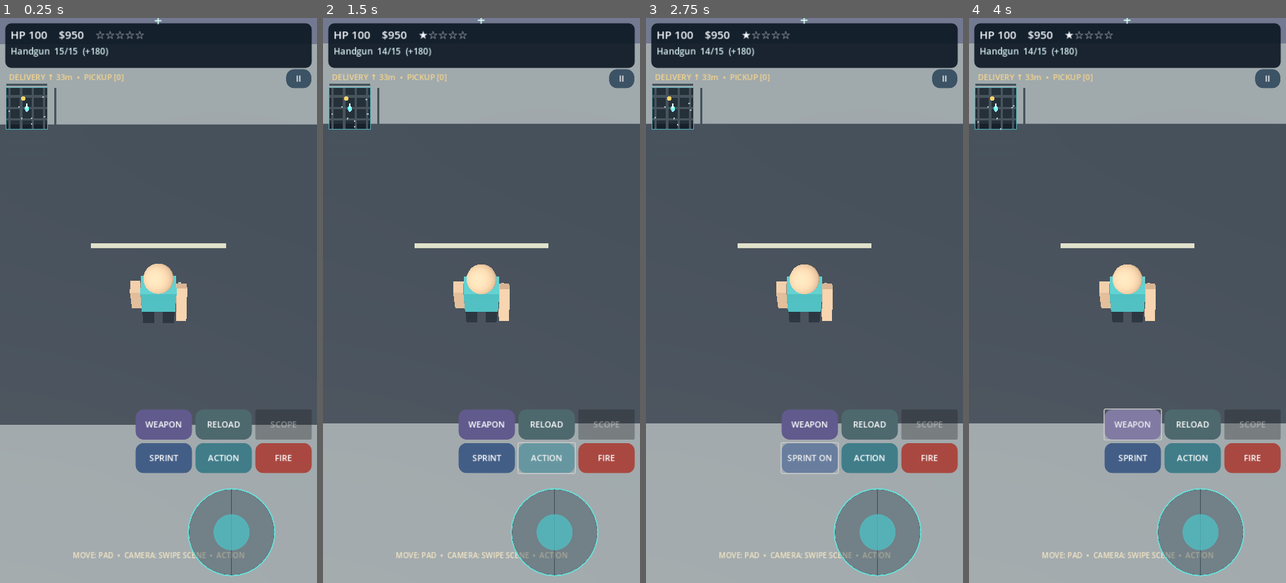
Above: before the commit, frames 1-4 (left to right).
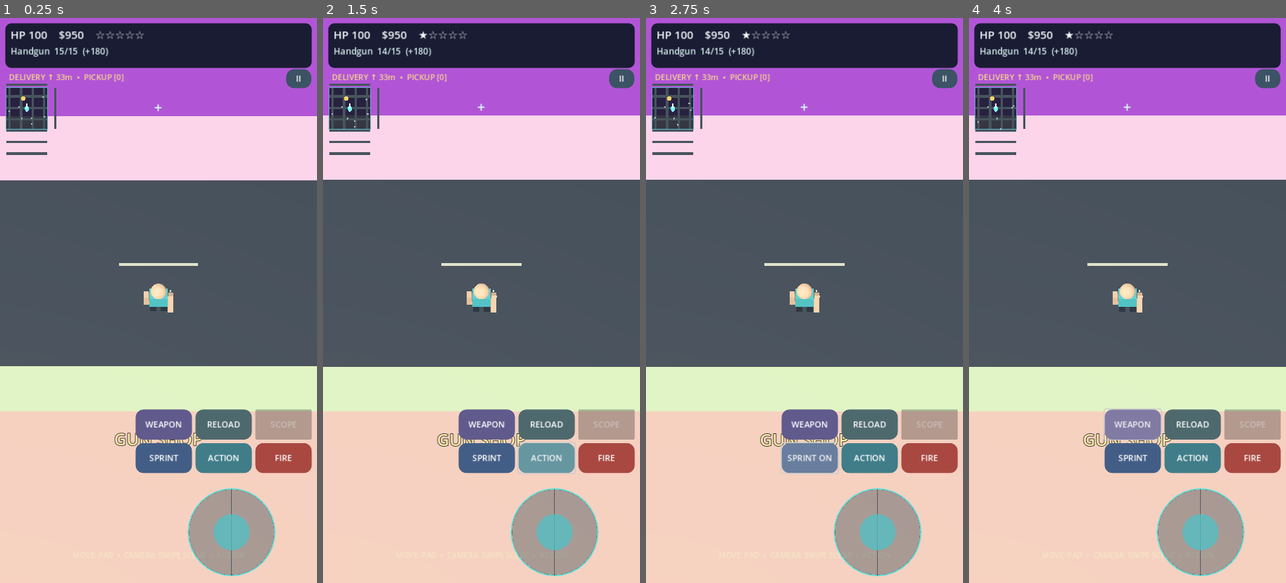
Above: after the commit, the same moments.

Repository: shejklgaia-png/Gt_a_like_game
Game: Godot game, scene res://scenes/main.tscn
Same seed, same stepped clock (60 frames per second), same inputs: the game is played once before the commit and once after it.
Inputs:
- Up to frame 1 (0.25 s): no input
- Up to frame 2 (1.5 s): click "FIRE" at 0.5 s; click "ACTION" at 1.25 s
- Up to frame 3 (2.75 s): click "SPRINT" at 2 s
- Up to frame 4 (4 s): click "SPRINT ON" at 2.75 s; click "WEAPON" at 3.5 s

The runs differ from the first frame. In frame 1, 55% of the frame differs, in the area x 0-100%, y 0-100%; in frame 2, 54%; in frame 3, 54%; in frame 4, 54%.

Commit message:
Pocket District 0.3.1: clear street crossings, colorful districts and fixed overhead camera
* Move benches and urban props from crossings to clearance-validated building frontages; orient seats toward street

* Color each district sidewalk and building, and move streetlamps away from intersection pedestrian lanes

* Lock player to centered stable 69-degree overhead camera and increase distance from 9.1 to 16.5 meters

* Relocate props to mid-block side facades, clear of zebra-crossing approaches, and align bench backs to walls

* Reposition lamp posts along mid-block side facades, away from crossings and pedestrian routes

* Regress street-prop lane clearance and orientation, colorful districts and fixed long-range camera

* Document 0.3.1 colorful city, safe sidewalk furniture and fixed overhead camera

* Document 0.3.1 colorful city, safe sidewalk furniture and fixed overhead camera

Diff:
--- a/scripts/city.gd
+++ b/scripts/city.gd
@@ -16,7 +16,11 @@
 var police_root: Node3D
 var navigation: PocketNavGrid
 const ROAD_COLOR := Color("#293341")
-const SIDEWALK_COLOR := Color("#697480")
+const SIDEWALK_COLORS := [
+	Color("#79c6bc"), Color("#e9b48d"), Color("#b6a0d9"), Color("#e6d17c"),
+	Color("#9ebfdd"), Color("#a9cd98"), Color("#eba4b1"), Color("#b2a3d9"),
+	Color("#dfba8f"), Color("#88cbd3"), Color("#d9a1ca"), Color("#c2d67f")
+]
 
 
 func build_city() -> void:
@@ -46,7 +50,7 @@
 	spawn_traffic()
 	spawn_civilians()
 	add_street_props()
-	UrbanAssets.install(self)
+	UrbanAssets.install(self, buildings)
 	var lights := TrafficLights.new()
 	lights.name = "TrafficLights"
 	add_child(lights)
@@ -114,10 +118,12 @@
 	var shop := ix == 0 and iz == -1
 	if shop:
 		height = 12.0
-	Shapes.box(self, Vector3(cx, 0.026, cz), Vector3(27, 0.04, 27), SIDEWALK_COLOR) # Flat decorative sidewalk; collision is the continuous ground plane.
-	var wall_color := Color.from_hsv(rng.randf_range(0.52, 0.68), rng.randf_range(0.12, 0.30), rng.randf_range(0.42, 0.75))
+	var sidewalk_color: Color = SIDEWALK_COLORS[posmod(ix * 13 + iz * 7, SIDEWALK_COLORS.size())]
+	Shapes.box(self, Vector3(cx, 0.026, cz), Vector3(27, 0.04, 27), sidewalk_color) # Flat and nonblocking; streets and sidewalks share one physical ground plane.
+	var wall_hue := fposmod(float(ix + 3) * 0.207 + float(iz + 3) * 0.133 + rng.randf_range(-0.025, 0.025), 1.0)
+	var wall_color := Color.from_hsv(wall_hue, rng.randf_range(0.47, 0.69), rng.randf_range(0.74, 0.91))
 	if shop:
-		wall_color = Color("#444d60")
+		wall_color = Color("#bc8178")
 	Shapes.box(self, Vector3(cx, height * 0.5 + 0.02, cz), Vector3(width, height, depth), wall_color, true)
 	Shapes.box(self, Vector3(cx, height + 0.31, cz), Vector3(width + 1.0, 0.35, depth + 1.0), wall_color.lightened(0.20))
 	var front_z := cz - depth / 2.0
@@ -154,18 +160,32 @@
 		"shop": shop,
 		"height": height,
 		"width": width,
-		"depth": depth
+		"depth": depth,
+		"wall_color": wall_color,
+		"sidewalk_color": sidewalk_color
 	})
 
 
 func add_street_props() -> void:
-	for ix in range(-3, 4):
-		for iz in range(-3, 4):
-			var x := float(ix) * 36.0 + 7.2
-			var z := float(iz) * 36.0 + 7.2
-			Shapes.box(self, Vector3(x, 1.9, z), Vector3(0.22, 3.8, 0.22), Color("#253244"))
-			Shapes.box(self, Vector3(x, 3.85, z - 0.8), Vector3(0.17, 0.14, 1.7), Color("#273443"))
-			Shapes.box(self, Vector3(x, 3.8, z - 1.4), Vector3(0.55, 0.11, 0.48), Color("#c9d8a1"))
+	# Place lamps beside building facades rather than intersection corners.
+	# The intersection stop-line and sidewalk corridors stay clear.
+	var lights := Node3D.new()
+	lights.name = "StreetLamps"
+	add_child(lights)
+	for building in buildings:
+		var center: Vector3 = building["position"]
+		var width: float = float(building["width"])
+		var depth: float = float(building["depth"])
+		var lamp_position := Vector3(center.x + width * 0.5 + 0.52, 0.05, center.z)
+		var lamp := Node3D.new()
+		lamp.name = "FacadeLamp"
+		lamp.position = lamp_position
+		lamp.set_meta("lot", String(building["id"]))
+		lights.add_child(lamp)
+		Shapes.box(lamp, Vector3(0, 1.9, 0), Vector3(0.20, 3.8, 0.20), Color("#344350"))
+		# The arm points inward toward the facade and away from the sidewalk lane.
+		Shapes.box(lamp, Vector3(-0.48, 3.85, 0), Vector3(1.10, 0.14, 0.17), Color("#425c66"))
+		Shapes.box(lamp, Vector3(-0.90, 3.73, 0), Vector3(0.45, 0.08, 0.40), Color("#ffeab2"))
 
 
 func spawn_traffic() -> void:
--- a/scripts/main.gd
+++ b/scripts/main.gd
@@ -42,8 +42,8 @@
 var deliveries: int = 0
 var autosave_clock: float = 0.0
 var camera_yaw: float = 0.0
-var camera_pitch: float = deg_to_rad(64.0)
-var camera_distance: float = 9.1
+var camera_pitch: float = deg_to_rad(69.0)
+var camera_distance: float = 16.5
 var camera_touch: int = -1
 var camera_mouse: bool = false
 var carjack_busy: bool = false
@@ -117,7 +117,7 @@
 	camera.current = true
 	camera.far = 270.0
 	add_child(camera)
-	camera.position = hero.position + Vector3(0, 7.4, 4.1)
+	camera.position = hero.position + Vector3(0, 16.0, 5.9)
 	camera.look_at(hero.position + Vector3(0, 1.0, 0))
 	hero.damaged.connect(on_hero_damaged)
 	hero.died.connect(on_hero_died)
@@ -193,8 +193,15 @@
 			elif officer.global_position.distance_to(focus) > 95.0:
 				officer.queue_free()
 	camera_override_timer = maxf(0.0, camera_override_timer - delta)
-	if is_instance_valid(car_driven) and camera_override_timer <= 0.0:
-		camera_yaw = lerp_angle(camera_yaw, car_driven.rotation.y, clampf(delta * 2.1, 0.0, 1.0))
+	if camera_override_timer <= 0.0:
+		if is_instance_valid(car_driven):
+			# Vehicle mode: keep looking along the driven vehicle's heading.
+			camera_yaw = lerp_angle(camera_yaw, car_driven.rotation.y, clampf(delta * 2.1, 0.0, 1.0))
+		else:
+			# On foot: fix the overhead viewing direction in world-space.
+			# Camera-relative movement must not feed back into character heading.
+			camera_yaw = lerp_angle(camera_yaw, 0.0, clampf(delta * 2.7, 0.0, 1.0))
+		camera_pitch = lerpf(camera_pitch, deg_to_rad(69.0), clampf(delta * 2.4, 0.0, 1.0))
 	update_camera(delta)
 
 
@@ -299,7 +306,7 @@
 				best_length = allowed
 				obstructed = true
 	var destination := look_at_position + dir * best_length
-	var smooth := 18.0 if obstructed else (9.0 if indoors else 7.5)
+	var smooth := 20.0 if obstructed else (11.0 if indoors else 10.5)
 	camera.global_position = camera.global_position.lerp(destination, clampf(delta * smooth, 0.0, 1.0))
 	camera.look_at(look_at_position, Vector3.UP)
 
@@ -1117,7 +1124,7 @@
 	var fov_button := make_button("CAMERA DISTANCE", Color("#4a6572"))
 	fov_button.custom_minimum_size = Vector2(0, 48)
 	fov_button.pressed.connect(func() -> void:
-		camera_distance = 8.0 if camera_distance >= 10.0 else camera_distance + 1.0
+		camera_distance = 13.5 if camera_distance >= 19.5 else camera_distance + 1.0
 		fov_button.text = "CAMERA DISTANCE %.0fm" % camera_distance
 		sound.play_ui()
 	)
--- a/scripts/simulation_test.gd
+++ b/scripts/simulation_test.gd
@@ -66,5 +66,53 @@
 	if game.interior.loot_near(center):
 		fail("Collected loot respawned when revisiting room", 62)
 		return
+	# Regression: every physical prop must leave the walking lanes and crosswalk
+	# approaches clear. Benches must face the facade rather than the junction.
+	var props := city.get_node_or_null("StreetProps") as Node3D
+	if props == null or props.get_child_count() < 25:
+		fail("Façade street props did not generate", 63)
+		return
+	for item in props.get_children():
+		var prop := item as Node3D
+		var side: int = int(prop.get_meta("side", 0))
+		var kind: int = int(prop.get_meta("kind", -1))
+		if side == 0 or kind < 0:
+			fail("Street prop is missing its pedestrian clearance metadata", 64)
+			return
+		if float(prop.get_meta("pedestrian_lane_clearance", 0.0)) < 0.85:
+			fail("Street prop extends into a pedestrian lane", 65)
+			return
+		var expected_yaw := -float(side) * PI * 0.5
+		if absf(wrapf(prop.rotation.y - expected_yaw, -PI, PI)) > 0.05:
+			fail("Street bench/furniture orientation is facing away from building", 66)
+			return
+		var z_from_junction := absf(prop.position.z - roundf(prop.position.z / 36.0) * 36.0)
+		if z_from_junction < 9.0:
+			fail("Street furnishing obstructs an intersection approach", 67)
+			return
+	# Generated sidewalks and facades should be brightly varied, not monochrome.
+	var wall_tints := {}
+	var pavement_tints := {}
+	for building in city.buildings:
+		var wall: Color = building["wall_color"]
+		var pavement: Color = building["sidewalk_color"]
+		wall_tints[wall.to_html()] = true
+		pavement_tints[pavement.to_html()] = true
+	if wall_tints.size() < 10 or pavement_tints.size() < 6:
+		fail("City color scheme does not contain distinct facade and pavement colors", 68)
+		return
+	# Camera stays locked to the player with the fixed elevated angle after a
+	# temporary orbit gesture, and has a meaningfully longer viewing distance.
+	if game.camera_distance < 15.5 or absf(game.camera_pitch - deg_to_rad(69.0)) > 0.02:
+		fail("New long-range fixed overhead camera was not initialized", 69)
+		return
+	game.camera_yaw = 0.65
+	game.camera_override_timer = 0.0
+	for tick in range(36):
+		await physics_frame
+	if absf(game.camera_yaw) > 0.13 or absf(game.camera_pitch - deg_to_rad(69.0)) > 0.02:
+		fail("Overhead camera failed to return to its fixed orientation", 70)
+		return
+	print("PASS: side-facade objects have crossing clearance; benches face inward; colorful blocks and long-range fixed overhead camera")
 	print("PASS: 160-frame autonomous city simulation, nav grid, traffic phases, generated ambience and unique deterministic interior loot")
 	quit(0)
--- a/scripts/urban_assets.gd
+++ b/scripts/urban_assets.gd
@@ -1,40 +1,75 @@
 extends RefCounted
 const Shapes = preload("res://scripts/shape_factory.gd")
 
-static func install(parent: Node3D) -> void:
+## Street props occupy the side facades, near the middle of a block and away from crossings.
+## Pedestrian sidewalk centerlines run 11.65 m from each lot center on either axis.
+const SIDEWALK_LANE_DISTANCE := 11.65
+const ACTOR_CLEARANCE := 0.85
+
+static func install(parent: Node3D, blocks: Array[Dictionary]) -> void:
+	var decor := Node3D.new()
+	decor.name = "StreetProps"
+	parent.add_child(decor)
 	var rng := RandomNumberGenerator.new()
 	rng.seed = 40542
-	# Deterministic handmade-looking procedural props.
-	for index in range(46):
-		var xi := rng.randi_range(-3, 2)
-		var zi := rng.randi_range(-3, 2)
-		var left_right := 1.0 if index % 2 == 0 else -1.0
-		var x := (float(xi) + 0.5) * 36.0 + 13.0 * left_right
-		var z := (float(zi) + 0.5) * 36.0 - 13.0 * left_right
-		var offset := Vector3(x, 0.05, z)
-		match index % 4:
-			0: make_tree(parent, offset)
-			1: make_bench(parent, offset)
-			2: make_trash(parent, offset)
-			3: make_hydrant(parent, offset)
+	for building_index in range(blocks.size()):
+		var block: Dictionary = blocks[building_index]
+		var center: Vector3 = block["position"]
+		var half_width: float = float(block["width"]) * 0.5
+		var half_depth: float = float(block["depth"]) * 0.5
+		# Place objects next to the facade, at least a metre away from pedestrian
+		# corridors. Keep the doorway (center x +/- 2 m) unobstructed.
+		for side in [-1, 1]:
+			var facing: float = float(side)
+			var kind := (building_index * 3 + (1 if side > 0 else 0)) % 4
+			var length_radius := 1.10 if kind == 1 else (0.35 if kind == 2 else 0.40)
+			var along_facade := clampf(-5.4 if side < 0 else 5.4, -half_depth + length_radius + 0.45, half_depth - length_radius - 0.45)
+			var x := center.x + facing * (half_width + 0.72)
+			var z := center.z + along_facade
+			# On this side facade, the sidewalk runs parallel to Z.
+			# Include the entire bench width and walking-lane lateral offsets.
+			var footprint_depth := 0.44 if kind == 1 else (0.38 if kind == 2 else 0.34)
+			var lane_clearance := SIDEWALK_LANE_DISTANCE - (half_width + 0.72) - footprint_depth
+			if lane_clearance < ACTOR_CLEARANCE:
+				continue
+			var anchor := Node3D.new()
+			anchor.name = "Prop_%02d_%s" % [building_index, "Right" if side > 0 else "Left"]
+			anchor.position = Vector3(x, 0.05, z)
+			# Bench backrest faces the building wall; the long seat follows the facade.
+			anchor.rotation.y = -facing * PI * 0.5
+			anchor.set_meta("lot", String(block["id"]))
+			anchor.set_meta("kind", kind)
+			anchor.set_meta("pedestrian_lane_clearance", lane_clearance)
+			anchor.set_meta("building_frontage", true)
+			anchor.set_meta("side", side)
+			decor.add_child(anchor)
+			match kind:
+				0: make_tree(anchor, Vector3.ZERO, rng)
+				1: make_bench(anchor, Vector3.ZERO, rng)
+				2: make_trash(anchor, Vector3.ZERO, rng)
+				3: make_hydrant(anchor, Vector3.ZERO, rng)
 
-static func make_tree(parent: Node3D, at: Vector3) -> void:
-	Shapes.box(parent, at + Vector3(0, 1.2, 0), Vector3(0.35, 2.4, 0.35), Color("#655348"))
-	Shapes.ball(parent, at + Vector3(0, 3.15, 0), 1.35, Color("#426f58"))
-	Shapes.ball(parent, at + Vector3(0.67, 2.75, -0.15), 0.79, Color("#4b8060"))
-	Shapes.ball(parent, at + Vector3(-0.45, 2.75, 0.38), 0.67, Color("#315b4d"))
+static func make_tree(parent: Node3D, at: Vector3, rng: RandomNumberGenerator) -> void:
+	Shapes.box(parent, at + Vector3(0, 1.2, 0), Vector3(0.34, 2.4, 0.34), Color("#725b4c"))
+	var leaves := Color.from_hsv(rng.randf_range(0.26, 0.43), rng.randf_range(0.45, 0.67), rng.randf_range(0.60, 0.86))
+	Shapes.ball(parent, at + Vector3(0, 3.15, 0), 1.20, leaves)
+	Shapes.ball(parent, at + Vector3(0.57, 2.76, -0.11), 0.70, leaves.lightened(0.11))
+	Shapes.ball(parent, at + Vector3(-0.39, 2.80, 0.29), 0.61, leaves.darkened(0.12))
 
-static func make_bench(parent: Node3D, at: Vector3) -> void:
-	Shapes.box(parent, at + Vector3(0, 0.54, 0), Vector3(2.1, 0.18, 0.65), Color("#86755f"), true)
-	Shapes.box(parent, at + Vector3(0, 1.12, 0.27), Vector3(2.1, 0.88, 0.14), Color("#86755f"))
-	for side in [-0.8, 0.8]:
-		Shapes.box(parent, at + Vector3(side, 0.26, 0), Vector3(0.12, 0.52, 0.45), Color("#35434c"))
+static func make_bench(parent: Node3D, at: Vector3, rng: RandomNumberGenerator) -> void:
+	var seat := Color.from_hsv(rng.randf_range(0.04, 0.11), 0.34, rng.randf_range(0.57, 0.76))
+	Shapes.box(parent, at + Vector3(0, 0.54, 0), Vector3(2.1, 0.18, 0.65), seat, true)
+	Shapes.box(parent, at + Vector3(0, 1.12, 0.27), Vector3(2.1, 0.88, 0.14), seat)
+	for x in [-0.8, 0.8]:
+		Shapes.box(parent, at + Vector3(x, 0.26, 0), Vector3(0.12, 0.52, 0.45), Color("#35434c"))
 
-static func make_trash(parent: Node3D, at: Vector3) -> void:
-	Shapes.box(parent, at + Vector3(0, 0.51, 0), Vector3(0.60, 1.02, 0.60), Color("#335c5f"), true)
-	Shapes.box(parent, at + Vector3(0, 1.04, 0), Vector3(0.72, 0.08, 0.72), Color("#182f39"))
+static func make_trash(parent: Node3D, at: Vector3, rng: RandomNumberGenerator) -> void:
+	var tint := Color.from_hsv(rng.randf_range(0.45, 0.59), 0.52, 0.64)
+	Shapes.box(parent, at + Vector3(0, 0.51, 0), Vector3(0.60, 1.02, 0.60), tint, true)
+	Shapes.box(parent, at + Vector3(0, 1.04, 0), Vector3(0.72, 0.08, 0.72), tint.darkened(0.32))
 
-static func make_hydrant(parent: Node3D, at: Vector3) -> void:
-	Shapes.box(parent, at + Vector3(0, 0.43, 0), Vector3(0.34, 0.8, 0.34), Color("#bd5d4b"))
-	Shapes.box(parent, at + Vector3(0, 0.63, 0), Vector3(0.64, 0.17, 0.25), Color("#d86d55"))
-	Shapes.ball(parent, at + Vector3(0, 0.91, 0), 0.24, Color("#dc7660"))
+static func make_hydrant(parent: Node3D, at: Vector3, rng: RandomNumberGenerator) -> void:
+	var tint := Color.from_hsv(rng.randf_range(0.00, 0.11), 0.73, 0.86)
+	Shapes.box(parent, at + Vector3(0, 0.43, 0), Vector3(0.34, 0.8, 0.34), tint)
+	Shapes.box(parent, at + Vector3(0, 0.63, 0), Vector3(0.64, 0.17, 0.25), tint.lightened(0.12))
+	Shapes.ball(parent, at + Vector3(0, 0.91, 0), 0.24, tint)
Not shown, changed: export_presets.cfg
